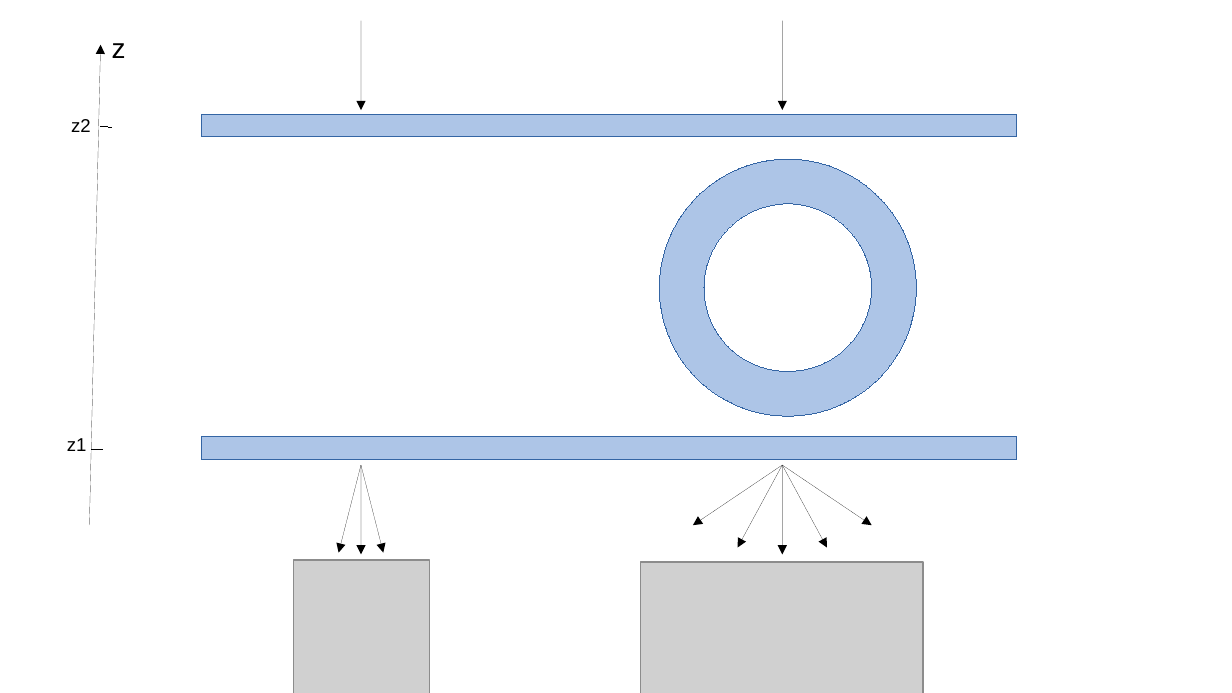
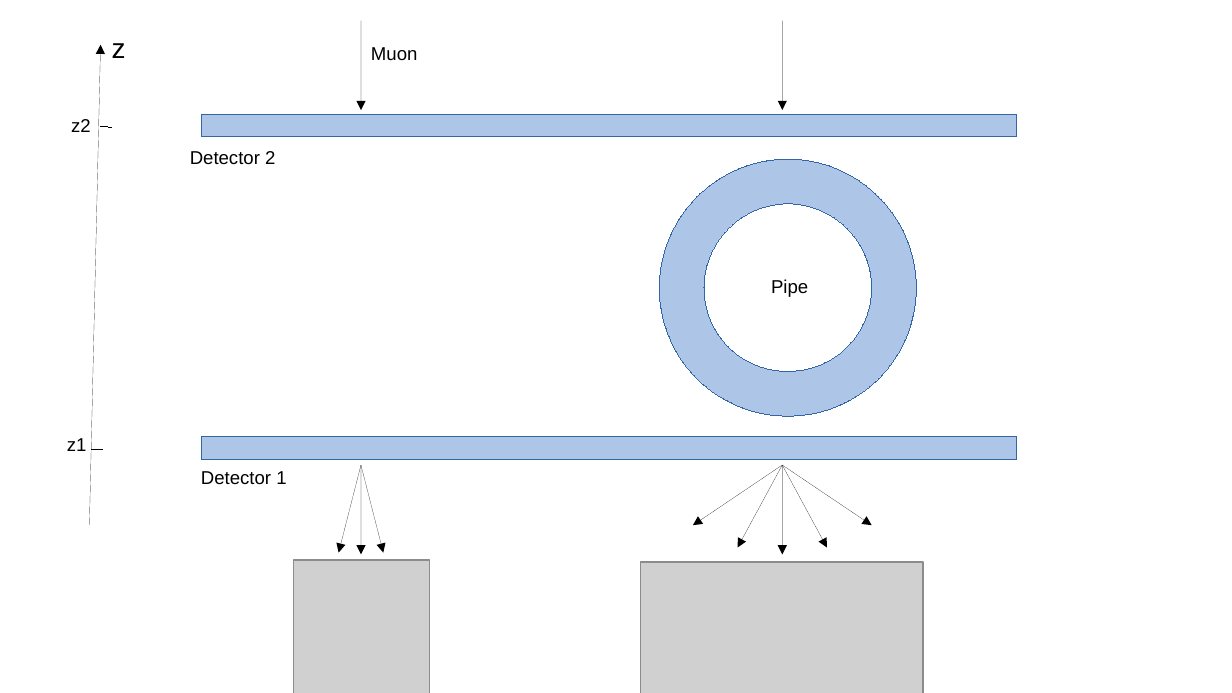
Before and after one commit to cedricpri/MasterTheses, a slide deck: slide 1 of MuonSystems/figs/myFigures.odp. Drawn at 1232x693 pixels with LibreOffice and Linux fonts; fonts in the diff are those of the drawing; grey boxes stand for pictures. Boxes give left, top, right and bottom in pixels: in the first picture for what was removed or moved away, otherwise in the second. Text is boxed around its words. In the diff, an @@ line names an element or a change of style, - is before the commit and + after.

Commit message:
Final slides

```diff
--- a/MuonSystems/figs/myFigures.odp
+++ b/MuonSystems/figs/myFigures.odp
@@ text added at (x1=371, y1=47, x2=417, y2=60), 12 pt, text #000000 @@
+Muon
@@ text added at (x1=190, y1=151, x2=275, y2=165), 12 pt, text #000000 @@
+Detector 2
@@ text added at (x1=771, y1=279, x2=808, y2=297), 12 pt, text #000000 @@
+Pipe
@@ text added at (x1=201, y1=471, x2=286, y2=485), 12 pt, text #000000 @@
+Detector 1
```
Also in this commit, not shown: 11 other files.
